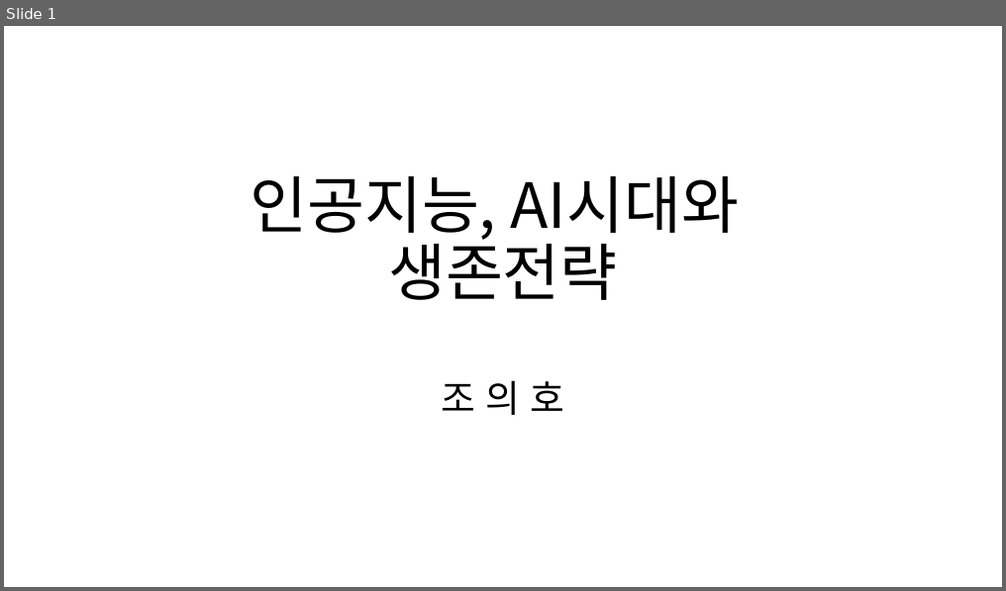
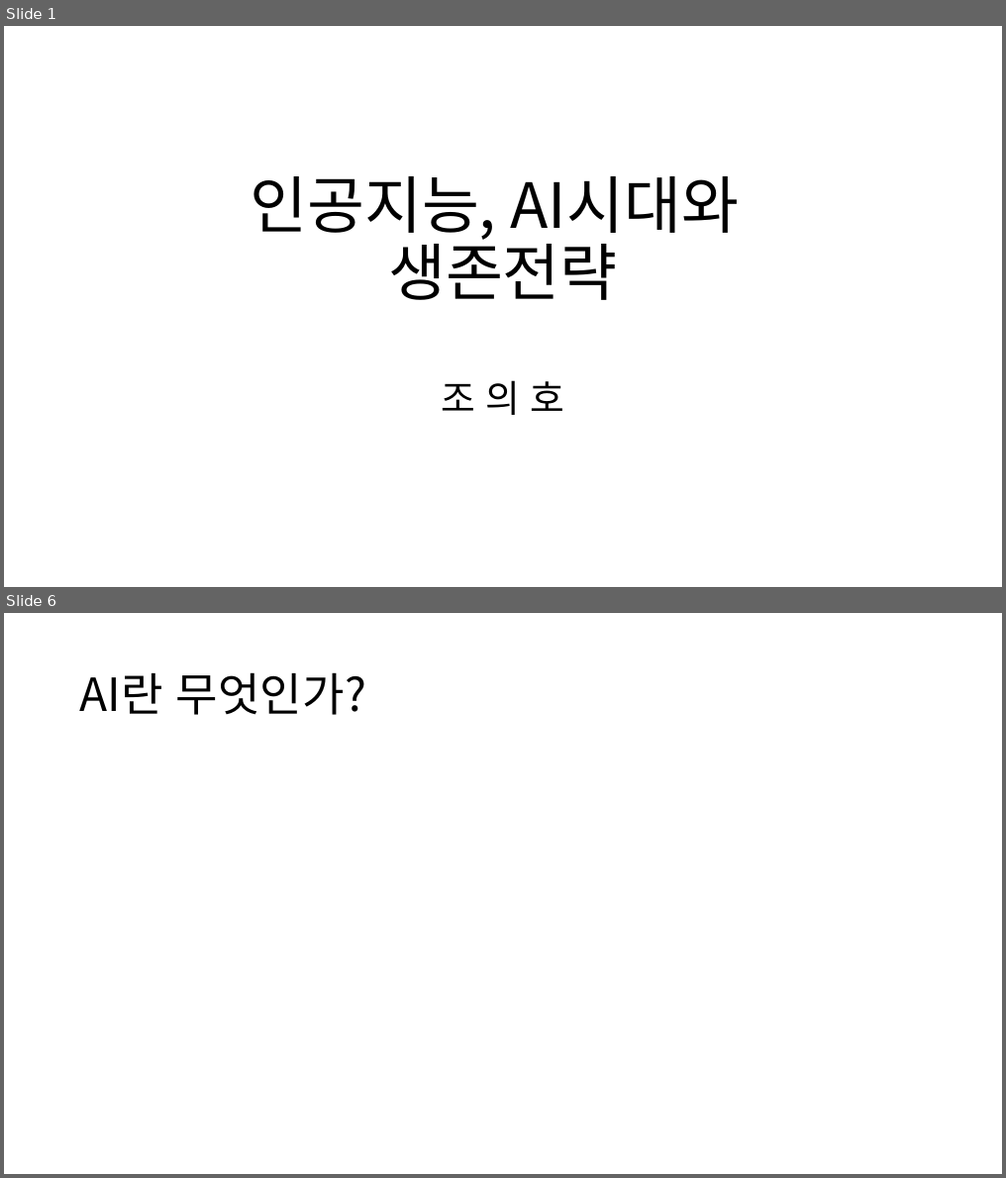
Before and after one commit to lolsaless/Study, a slide deck: 1. 발표자료(PPT)/20241121_인공지능, AI시대와 생존전략/인공지능, AI시대와 생존전략.pptx. Shown one above the other, each under a label of ours: slide 1 before the commit, slides 1 and 6 after it; the slides between them are not shown. The pictures are 1006x591 and 1006x1178 pixels, drawn with LibreOffice and Linux fonts; fonts in the diff are those of the drawing. Boxes give left, top, right and bottom in pixels: in the first picture for what was removed or moved away, otherwise in the second. Text is boxed around its words. In the diff, an @@ line names an element or a change of style, - is before the commit and + after.

```diff
--- a/1. 발표자료(PPT)/20241121_인공지능, AI시대와 생존전략/인공지능, AI시대와 생존전략.pptx
+++ b/1. 발표자료(PPT)/20241121_인공지능, AI시대와 생존전략/인공지능, AI시대와 생존전략.pptx
@@ slide 6 added at [4,613,1002,1174], background #FFFFFF @@
@@ title added at [80,672,366,715], 44 pt, text #000000 @@
+AI란 무엇인가?
```
Also in this commit, not shown: 5 other slides added.
